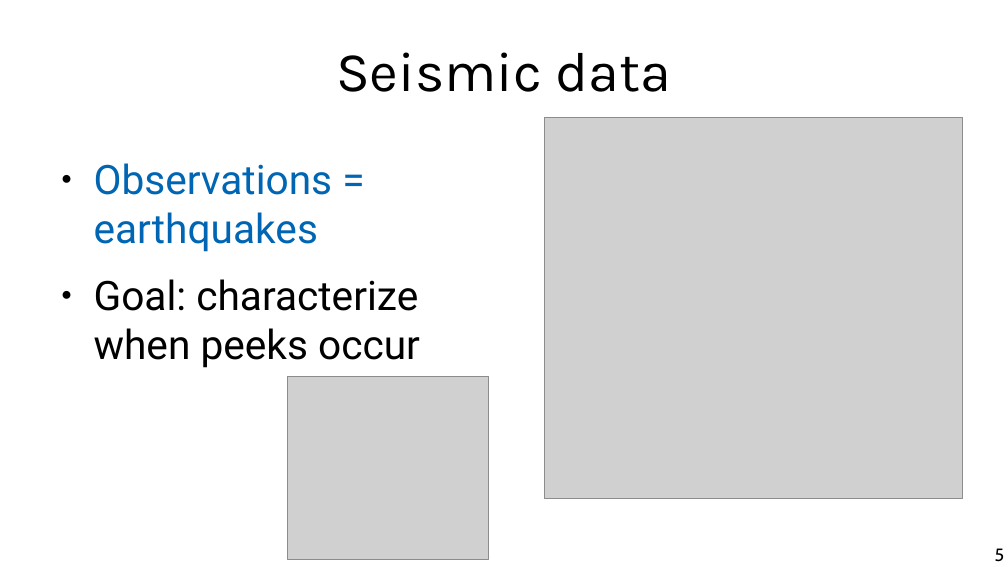
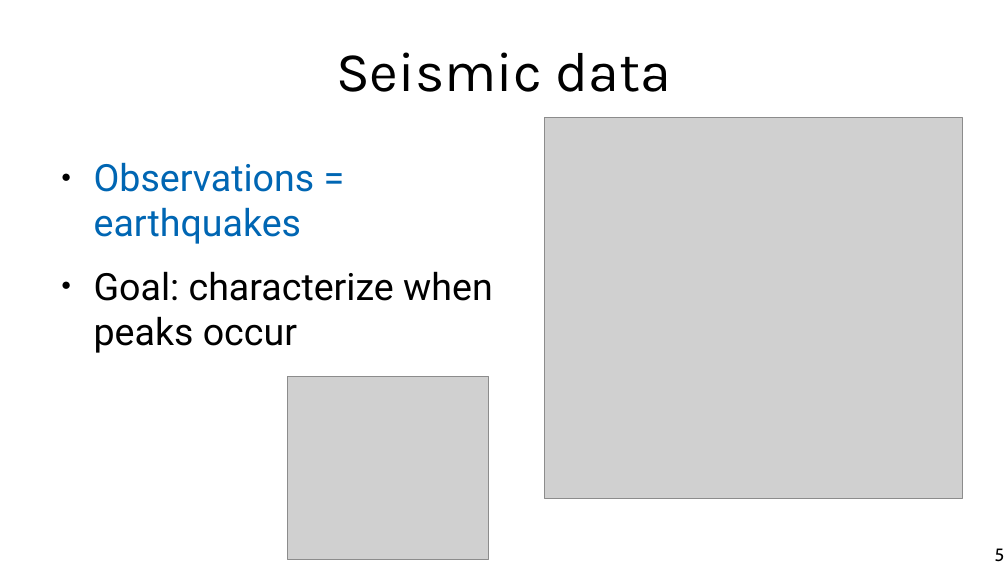
Before and after one commit to chatox/data-mining-course, a slide deck: slide 5 of theory/odp/tt27_time_series.odp. Drawn at 1008x567 pixels with LibreOffice and Linux fonts; fonts in the diff are those of the drawing; grey boxes stand for pictures. Boxes give left, top, right and bottom in pixels: in the first picture for what was removed or moved away, otherwise in the second. Text is boxed around its words. In the diff, an @@ line names an element or a change of style, - is before the commit and + after.

```diff
--- a/theory/odp/tt27_time_series.odp
+++ b/theory/odp/tt27_time_series.odp
@@ text at (94,162,315,244): size 32 to 29.6 pt in "Observations = earthquakes" @@
@@ text at (94,271,493,353): text changed; size 32 to 29.6 pt @@
-● Goal: characterize when peeks occur
+● Goal: characterize when peaks occur
```
Also in this commit, not shown: 6 other slides changed, 6 other files.
